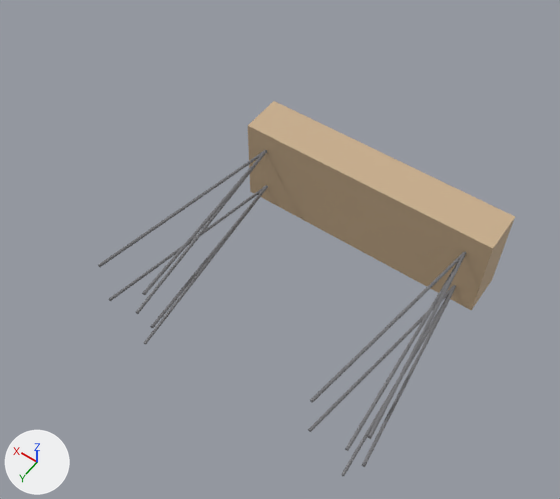
Before and after pictures for a commit that changed the glTF model models/simple_7inch_flat/vinyl_record_storage.glb.
Before and after are seen from a 50 mm lens placed at (-12.3, 59.8, 84.2), pointed at (21.7, 12.2, 9.4). Every picture has the same lights, and +X, +Y and +Z are marked at lower left. The first picture is the older version. Where no turn or scale is listed for an object, it has been applied to the vertices.

Names of what the first picture shows: 'back', 'bottom', 'leg_back_left', 'leg_back_right', 'leg_front_left', 'leg_front_right', 'side_left', 'side_right'.
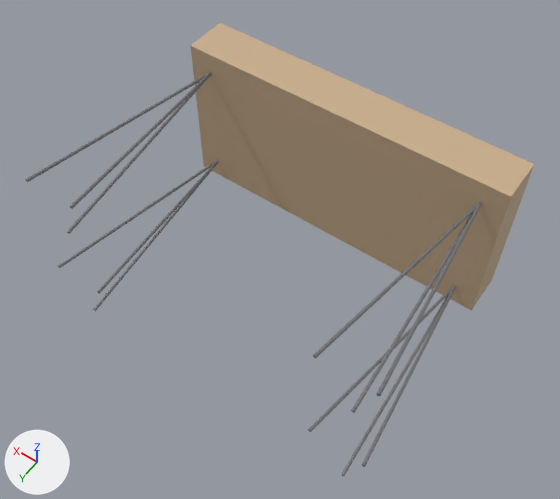
Changed parts and their boxes [x1, y1, x2, y2] in the pictures (560 x 499 px; the box of a moved part takes in the faces that stretch with it):
'bottom', moved, rescaled (31% wider, 44% taller)
    before: [252, 125, 490, 307]
    after: [195, 45, 508, 307]
'back', moved, rescaled (30% wider, 19% taller)
    before: [256, 103, 509, 241]
    after: [199, 25, 528, 189]
'leg_back_left', moved
    before: [310, 251, 466, 451]
    after: [313, 202, 482, 413]
'leg_back_right', reshaped (11% wider)
    before: [98, 150, 267, 314]
    after: [25, 72, 212, 234]
'leg_front_right', reshaped
    before: [109, 185, 268, 344]
    after: [58, 159, 219, 311]
'side_left', reshaped (38% wider, 55% taller)
    before: [466, 214, 515, 310]
    after: [466, 161, 534, 310]
'side_right', reshaped
    before: [248, 101, 278, 193]
    after: [191, 23, 224, 167]
part 5 of me_leg_front_right, moved or reshaped
    before: [150, 186, 268, 328]
    after: [97, 160, 219, 294]
part 6 of me_leg_front_right, added
    after: [58, 159, 218, 311]
part 7 of me_leg_front_right, deleted
    before: [109, 185, 267, 301]
part 8 of me_leg_front_right, deleted
    before: [144, 191, 265, 344]
part 10 of me_leg_back_right, moved or reshaped
    before: [142, 150, 267, 295]
    after: [70, 72, 212, 209]
part 11 of me_leg_back_right, added
    after: [25, 72, 212, 234]
part 12 of me_leg_back_right, deleted
    before: [98, 150, 265, 267]
part 13 of me_leg_back_right, deleted
    before: [136, 156, 264, 314]

Diff of the bpy script that builds the scene:
```diff
--- a/models/simple_7inch_flat/vinyl_record_storage.glb.py
+++ b/models/simple_7inch_flat/vinyl_record_storage.glb.py
@@ mat_defaultmaterial_012 @@
+mat_defaultmaterial_012 = bpy.data.materials.new('DefaultMaterial.012')
+mat_defaultmaterial_012.use_nodes = True; mat_defaultmaterial_012.node_tree.nodes.clear()
+_N = mat_defaultmaterial_012.node_tree.nodes; _L = mat_defaultmaterial_012.node_tree.links
+n0 = _N.new('ShaderNodeOutputMaterial'); n0.name = 'Material Output'
+n1 = _N.new('ShaderNodeBsdfPrincipled'); n1.name = 'Principled BSDF'
+n2 = _N.new('ShaderNodeVertexColor'); n2.name = 'Color Attribute'
+_L.new(n1.outputs[0], n0.inputs[0])  # 'BSDF' to 'Surface'
+_L.new(n2.outputs[0], n1.inputs[0])  # 'Color' to 'Base Color'
@@ me_side_left @@
-me_side_left.from_pydata(...)  # 8 vertices, 12 faces; spans x 0.0..0.75, y -6.0..0.0, z 0.0..13.0
+me_side_left.from_pydata(...)  # 8 vertices, 12 faces; spans x 0.0..0.75, y -6.0..0.0, z 0.0..22.0
+# me_side_left part 1
+for i in [1, 2, 5, 6]: me_side_left.vertices[i].co += Vector((0.0, 0.0, 9.0))
 me_side_left.materials.append(mat_defaultmaterial)
@@ me_side_right @@
-me_side_right.from_pydata(...)  # 8 vertices, 12 faces; spans x 35.0..35.75, y -6.0..0.0, z 0.0..13.0
+me_side_right.from_pydata(...)  # 8 vertices, 12 faces; spans x 43.75..44.5, y -6.0..0.0, z 0.0..22.0
+# me_side_right part 2
+for i in [0, 3, 4, 7]: me_side_right.vertices[i].co += Vector((8.75, 0.0, 0.0))
+for i in [1, 2, 5, 6]: me_side_right.vertices[i].co += Vector((8.75, 0.0, 9.0))
 me_side_right.materials.append(mat_defaultmaterial_001)
@@ me_bottom @@
-me_bottom.from_pydata(...)  # 8 vertices, 12 faces; spans x 0.8..35.0, y -0.8..0.0, z 0.0..13.0
+me_bottom.from_pydata(...)  # 8 vertices, 12 faces; spans x 0.8..43.8, y -0.8..0.0, z 0.0..22.0
+# me_bottom part 3: the whole mesh is scaled about its middle by (1.26, 1, 1.69), then moved by (4.4, 0.0, 4.5)
 me_bottom.materials.append(mat_defaultmaterial_002)
@@ me_back @@
-me_back.from_pydata(...)  # 8 vertices, 12 faces; spans x 0.8..35.0, y -6.0..-0.8, z 12.2..13.0
+me_back.from_pydata(...)  # 8 vertices, 12 faces; spans x 0.8..43.8, y -6.0..-0.8, z 21.2..22.0
+# me_back part 4: the whole mesh is scaled about its middle by (1.26, 1, 1), then moved by (4.4, 0.0, 9.0)
 me_back.materials.append(mat_defaultmaterial_003)
@@ me_leg_front_right @@
-me_leg_front_right.from_pydata(...)  # 198 vertices, 384 faces; spans x 29.1..36.5, y 0.0..28.0, z -1.0..5.3
-me_leg_front_right.materials.append(mat_defaultmaterial_009)
+me_leg_front_right.from_pydata(...)  # 197 vertices, 384 faces; spans x 37.9..45.2, y 0.0..28.0, z -1.0..5.3
+# me_leg_front_right part 5: the loose piece of 66 vertices spanning x 29.1..32.9, y 0.0..28.0, z 2.8..5.3 is moved by (8.7, 0.0, 0.0), in mat_defaultmaterial_010
+# me_leg_front_right part 6: a new loose piece of 131 vertices spanning x 40.1..45.2, y 0.0..28.0, z -1.0..5.1, in mat_defaultmaterial_010
+# me_leg_front_right part 7: the loose piece of 66 vertices spanning x 32.6..36.5, y 0.0..28.0, z 2.8..5.1 is deleted
+# me_leg_front_right part 8: the loose piece of 66 vertices spanning x 31.3..32.9, y 0.0..28.0, z -1.0..3.2 is deleted
+me_leg_front_right.materials.append(mat_defaultmaterial_010)
@@ me_leg_back_left @@
-me_leg_back_left.from_pydata(...)  # 198 vertices, 384 faces; spans x -0.6..6.7, y 0.0..28.0, z 6.0..12.3
+me_leg_back_left.from_pydata(...)  # 198 vertices, 384 faces; spans x -0.6..6.7, y 0.0..28.0, z 15.0..21.3
+# me_leg_back_left part 9: the whole mesh is moved by (0.0, 0.0, 9.0)
 me_leg_back_left.materials.append(mat_defaultmaterial_010)
@@ me_leg_back_right @@
-me_leg_back_right.from_pydata(...)  # 198 vertices, 384 faces; spans x 29.1..36.5, y 0.0..28.0, z 6.0..12.3
-me_leg_back_right.materials.append(mat_defaultmaterial_011)
+me_leg_back_right.from_pydata(...)  # 197 vertices, 384 faces; spans x 37.9..45.2, y 0.0..28.0, z 15.0..21.3
+# me_leg_back_right part 10: the loose piece of 66 vertices spanning x 29.1..32.9, y 0.0..28.0, z 9.8..12.3 is moved by (8.7, 0.0, 9.0), in mat_defaultmaterial_012
+# me_leg_back_right part 11: a new loose piece of 131 vertices spanning x 40.1..45.2, y 0.0..28.0, z 15.0..21.1, in mat_defaultmaterial_012
+# me_leg_back_right part 12: the loose piece of 66 vertices spanning x 32.6..36.5, y 0.0..28.0, z 9.8..12.1 is deleted
+# me_leg_back_right part 13: the loose piece of 66 vertices spanning x 31.3..32.9, y 0.0..28.0, z 6.0..10.2 is deleted
+me_leg_back_right.materials.append(mat_defaultmaterial_012)
```
